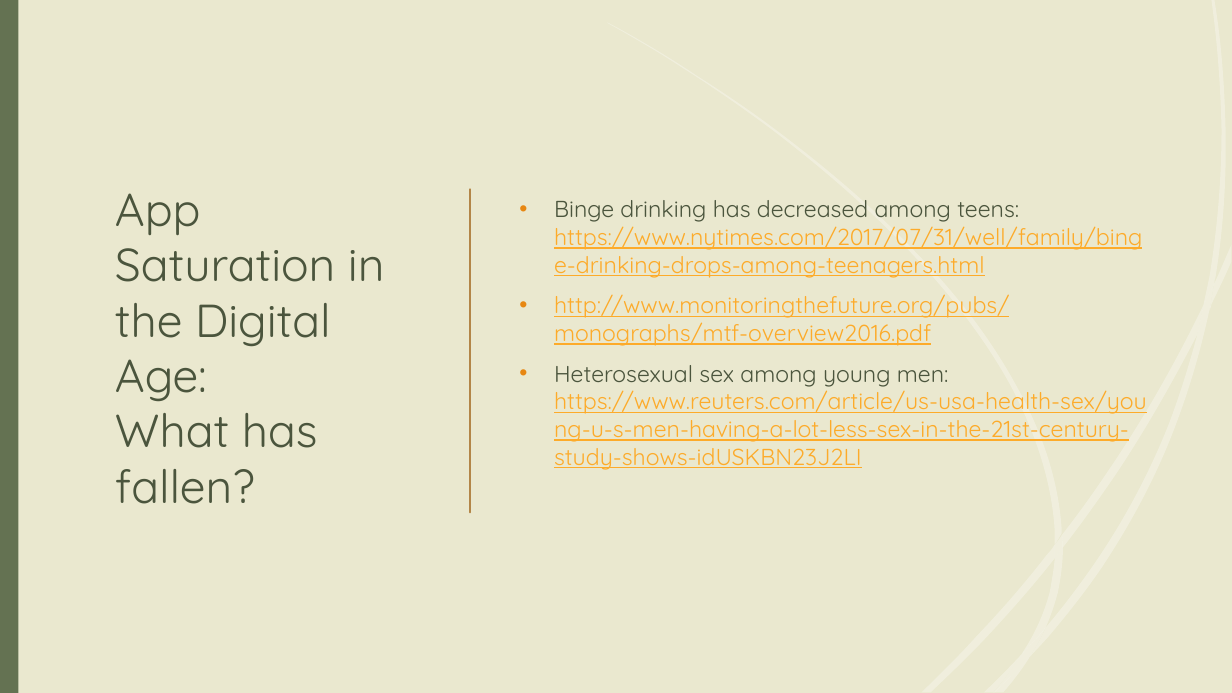
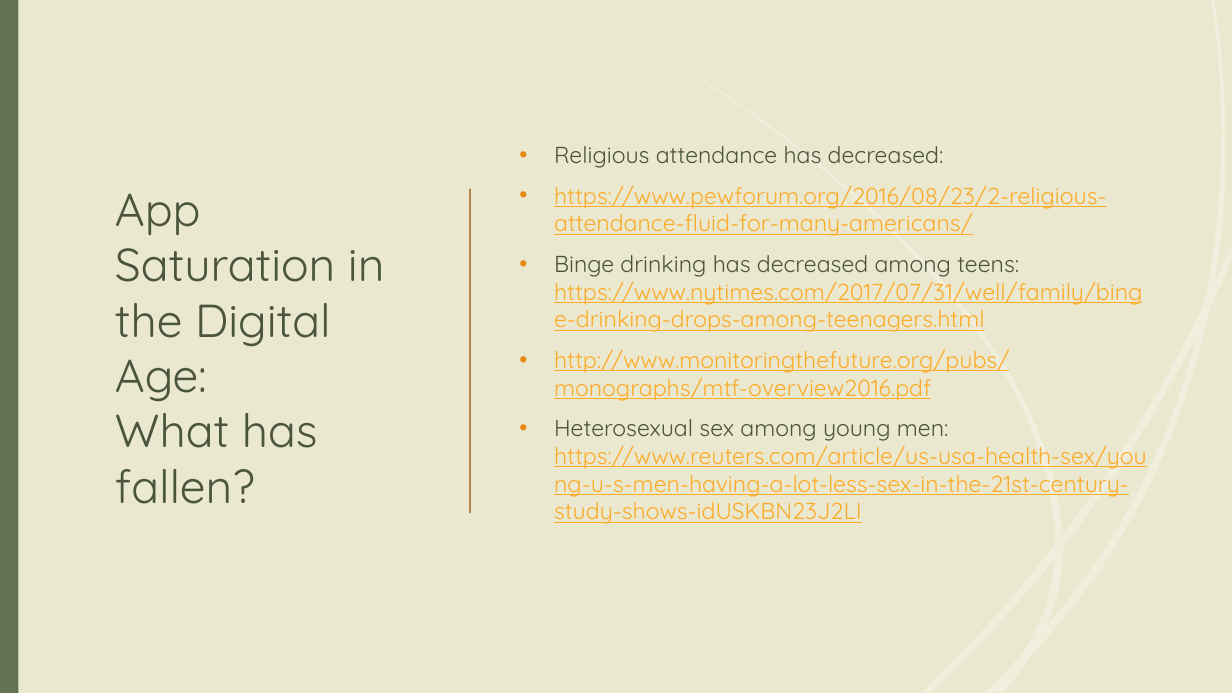
Before and after one commit to tieje/dogen, a slide deck: slide 6 of Presentation/SocialHub_FrancisT_06_23_2020.pptx. Drawn at 1232x693 pixels with LibreOffice and Linux fonts; fonts in the diff are those of the drawing. Boxes give left, top, right and bottom in pixels: in the first picture for what was removed or moved away, otherwise in the second. Text is boxed around its words. In the diff, an @@ line names an element or a change of style, - is before the commit and + after.

```diff
--- a/Presentation/SocialHub_FrancisT_06_23_2020.pptx
+++ b/Presentation/SocialHub_FrancisT_06_23_2020.pptx
@@ text at box(554, 146, 1106, 236): paragraphs added @@
+• Religious attendance has decreased:
+• https://www.pewforum.org/2016/08/23/2-religious-attendance-fluid-for-many-americans/
```
Also in this commit, not shown: 4 other slides changed.
